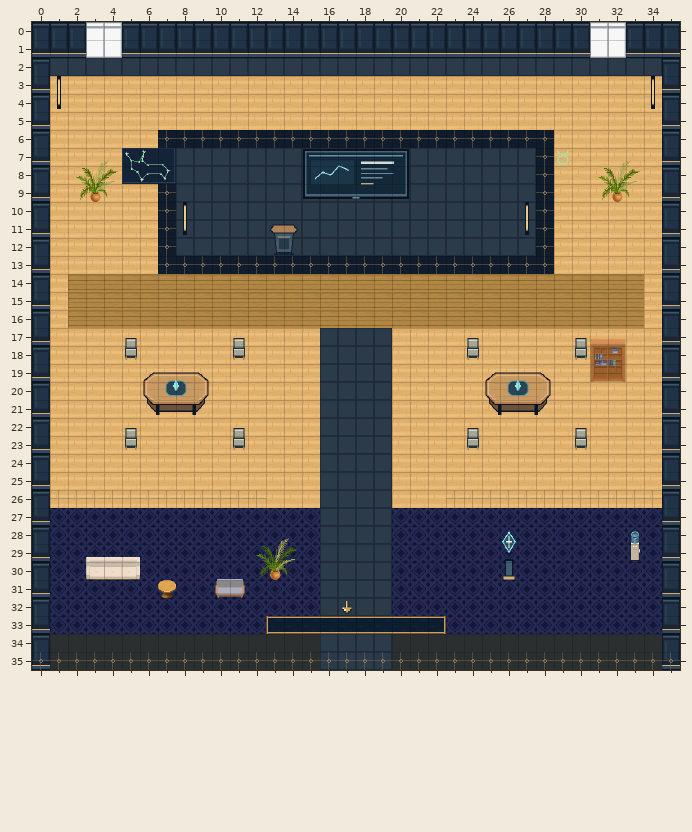
Level history. Tiled map (JSON): maps/speaker-taurus.tmj. Above: the version before the commit.
Cells are 32x32 px. Shown: x 0..35, y 0..35.
Once edited:
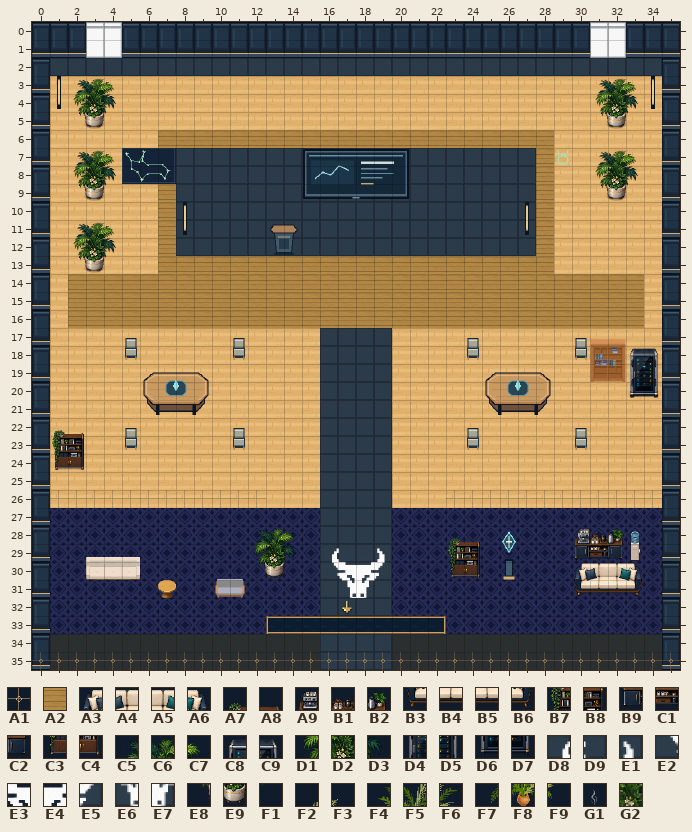
Key: from "art-0": A1 15; from "art-1": A2 355; from "art-10": A3 6, A4 7, A5 8, A6 9, A7 10, A8 11, A9 12, B1 13, B2 14, B3 22, B4 23, B5 24, B6 25, B7 26, B8 27, B9 28, C1 29, C2 30, C3 42, C4 43, C5 64, C6 65, C7 66, C8 75, C9 76, D1 80, D2 81, D3 82, D4 91, D5 92, D6 107, D7 108; from "art-11": D8 20, D9 21, E1 23, E2 36, E3 37, E4 38, E5 39, E6 53, E7 54; from "art-4": E8 6, E9 7, F1 8, F2 61, F3 62, F4 72, F5 73, F6 74, F7 84, F8 85, F9 86; from "interior-ambient-steam": G1 5; from "navigation-mask": G2 1.
__ is an empty cell, .. an unchanged one.
Tiles of an added or newly shown layer are drawn over the layers below it.
See-through tiles are keyed as they look on the map.
Changes in this commit:
--- layer "terrain"
@@ x 7..28 @@
- 6 A1 A1 A1 A1 A1 A1 A1 A1 A1 A1 A1 A1 A1 A1 A1 A1 A1 A1 A1 A1 A1 A1
- 7 .. .. .. .. .. .. .. .. .. .. .. .. .. .. .. .. .. .. .. .. .. A1
- 8 .. .. .. .. .. .. .. .. .. .. .. .. .. .. .. .. .. .. .. .. .. A1
- 9 A1 .. .. .. .. .. .. .. .. .. .. .. .. .. .. .. .. .. .. .. .. A1
-10 A1 .. .. .. .. .. .. .. .. .. .. .. .. .. .. .. .. .. .. .. .. A1
-11 A1 .. .. .. .. .. .. .. .. .. .. .. .. .. .. .. .. .. .. .. .. A1
-12 A1 .. .. .. .. .. .. .. .. .. .. .. .. .. .. .. .. .. .. .. .. A1
-13 A1 A1 A1 A1 A1 A1 A1 A1 A1 A1 A1 A1 A1 A1 A1 A1 A1 A1 A1 A1 A1 A1
+ 6 A2 A2 A2 A2 A2 A2 A2 A2 A2 A2 A2 A2 A2 A2 A2 A2 A2 A2 A2 A2 A2 A2
+ 7 .. .. .. .. .. .. .. .. .. .. .. .. .. .. .. .. .. .. .. .. .. A2
+ 8 .. .. .. .. .. .. .. .. .. .. .. .. .. .. .. .. .. .. .. .. .. A2
+ 9 A2 .. .. .. .. .. .. .. .. .. .. .. .. .. .. .. .. .. .. .. .. A2
+10 A2 .. .. .. .. .. .. .. .. .. .. .. .. .. .. .. .. .. .. .. .. A2
+11 A2 .. .. .. .. .. .. .. .. .. .. .. .. .. .. .. .. .. .. .. .. A2
+12 A2 .. .. .. .. .. .. .. .. .. .. .. .. .. .. .. .. .. .. .. .. A2
+13 A2 A2 A2 A2 A2 A2 A2 A2 A2 A2 A2 A2 A2 A2 A2 A2 A2 A2 A2 A2 A2 A2
--- layer "scenery-belowAvatar-0"
@@ x 2..33 @@
- 3 .. .. .. .. .. .. .. .. .. .. .. .. .. .. .. .. .. .. .. .. .. .. .. .. .. .. .. .. .. __ __ __
- 4 .. .. .. .. .. .. .. .. .. .. .. .. .. .. .. .. .. .. .. .. .. .. .. .. .. .. .. .. .. __ __ __
- 5 __ __ .. .. .. .. .. .. .. .. .. .. .. .. .. .. .. .. .. .. .. .. .. .. .. .. .. .. .. __ __ ..
+ 3 .. .. .. .. .. .. .. .. .. .. .. .. .. .. .. .. .. .. .. .. .. .. .. .. .. .. .. .. .. C5 C6 C7
+ 4 .. .. .. .. .. .. .. .. .. .. .. .. .. .. .. .. .. .. .. .. .. .. .. .. .. .. .. .. .. D1 D2 D3
+ 5 E8 E9 .. .. .. .. .. .. .. .. .. .. .. .. .. .. .. .. .. .. .. .. .. .. .. .. .. .. .. E8 E9 ..
@@ x 2..33 @@
- 7 .. F2 F3 .. .. .. .. .. .. .. .. .. .. .. .. .. .. .. .. .. .. .. .. .. .. .. .. .. .. .. F2 F3
- 8 F4 F5 F6 .. .. .. .. .. .. .. .. .. .. .. .. .. .. .. .. .. .. .. .. .. .. .. .. .. .. F4 F5 F6
- 9 F7 F8 F9 .. .. .. .. .. .. .. .. .. .. .. .. .. .. .. .. .. .. .. .. .. .. .. .. .. .. F7 F8 F9
+ 7 .. __ __ .. .. .. .. .. .. .. .. .. .. .. .. .. .. .. .. .. .. .. .. .. .. .. .. .. .. .. __ __
+ 8 __ __ __ .. .. .. .. .. .. .. .. .. .. .. .. .. .. .. .. .. .. .. .. .. .. .. .. .. .. __ __ __
+ 9 E8 E9 F1 .. .. .. .. .. .. .. .. .. .. .. .. .. .. .. .. .. .. .. .. .. .. .. .. .. .. E8 E9 F1
@@ x 2..4 @@
-11 __ __ __
-12 __ __ __
-13 __ __ ..
+11 C5 C6 C7
+12 D1 D2 D3
+13 E8 E9 ..
@@ x 33..34 @@
-18 __ __
-19 __ __
-20 __ __
+18 C8 C9
+19 D4 D5
+20 D6 D7
@@ x 1..2 @@
-22 __ __
-23 __ __
-24 __ __
+22 A7 A8
+23 B7 B8
+24 C3 C4
@@ x 12..33 @@
-28 .. F2 F3 .. .. .. .. .. .. .. .. __ __ .. .. .. .. .. __ __ __ ..
-29 F4 F5 F6 .. __ __ .. __ .. .. .. __ __ .. .. .. .. .. __ __ __ ..
-30 F7 F8 F9 .. __ __ __ __ .. .. .. __ __ .. .. .. .. .. __ __ __ __
-31 .. .. .. .. .. __ __ .. .. .. .. .. .. .. .. .. .. .. __ __ __ __
+28 .. __ __ .. .. .. .. .. .. .. .. A7 A8 .. .. .. .. .. A9 B1 B2 ..
+29 __ __ __ .. D8 D9 .. E1 .. .. .. B7 B8 .. .. .. .. .. B9 C1 C2 ..
+30 E8 E9 F1 .. E2 E3 E4 E5 .. .. .. C3 C4 .. .. .. .. .. A3 A4 A5 A6
+31 .. .. .. .. .. E6 E7 .. .. .. .. .. .. .. .. .. .. .. B3 B4 B5 B6
--- layer "interior-ambient-plant" (added)
@@ x 2..4 @@
- 3 __ __ __
- 4 __ __ __
+ 3 C5 C6 C7
+ 4 D1 D2 D3
--- layer "interior-ambient-steam" (added)
@@ x 30..30 @@
-28 __
+28 G1
--- layer "interior-ambient-server" (added)
@@ x 33..34 @@
-18 __ __
-19 __ __
-20 __ __
+18 C8 C9
+19 D4 D5
+20 D6 D7
--- layer "scenery-aboveAvatar-0" (added)
@@ x 2..33 @@
- 7 __ __ __ .. .. .. .. .. .. .. .. .. .. .. .. .. .. .. .. .. .. .. .. .. .. .. .. .. .. __ __ __
- 8 __ __ __ .. .. .. .. .. .. .. .. .. .. .. .. .. .. .. .. .. .. .. .. .. .. .. .. .. .. __ __ __
+ 7 C5 C6 C7 .. .. .. .. .. .. .. .. .. .. .. .. .. .. .. .. .. .. .. .. .. .. .. .. .. .. C5 C6 C7
+ 8 D1 D2 D3 .. .. .. .. .. .. .. .. .. .. .. .. .. .. .. .. .. .. .. .. .. .. .. .. .. .. D1 D2 D3
@@ x 12..14 @@
-28 __ __ __
-29 __ __ __
+28 C5 C6 C7
+29 D1 D2 D3
--- layer "physical-collisions"
@@ x 2..33 @@
- 3 __ __ __ .. .. .. .. .. .. .. .. .. .. .. .. .. .. .. .. .. .. .. .. .. .. .. .. .. .. __ __ __
- 4 __ __ __ .. .. .. .. .. .. .. .. .. .. .. .. .. .. .. .. .. .. .. .. .. .. .. .. .. .. __ __ __
- 5 __ __ .. .. .. .. .. .. .. .. .. .. .. .. .. .. .. .. .. .. .. .. .. .. .. .. .. .. .. __ __ ..
+ 3 G2 G2 G2 .. .. .. .. .. .. .. .. .. .. .. .. .. .. .. .. .. .. .. .. .. .. .. .. .. .. G2 G2 G2
+ 4 G2 G2 G2 .. .. .. .. .. .. .. .. .. .. .. .. .. .. .. .. .. .. .. .. .. .. .. .. .. .. G2 G2 G2
+ 5 G2 G2 .. .. .. .. .. .. .. .. .. .. .. .. .. .. .. .. .. .. .. .. .. .. .. .. .. .. .. G2 G2 ..
@@ x 2..4 @@
-11 __ __ __
-12 __ __ __
-13 __ __ ..
+11 G2 G2 G2
+12 G2 G2 G2
+13 G2 G2 ..
@@ x 33..34 @@
-18 __ __
-19 __ __
-20 __ __
+18 G2 G2
+19 G2 G2
+20 G2 G2
@@ x 1..2 @@
-22 __ __
-23 __ __
-24 __ __
+22 G2 G2
+23 G2 G2
+24 G2 G2
@@ x 23..33 @@
-28 __ __ .. .. .. .. .. __ __ __ ..
-29 __ __ .. .. .. .. .. __ __ __ ..
-30 __ __ .. .. .. .. .. __ __ __ __
-31 .. .. .. .. .. .. .. __ __ __ __
+28 G2 G2 .. .. .. .. .. G2 G2 G2 ..
+29 G2 G2 .. .. .. .. .. G2 G2 G2 ..
+30 G2 G2 .. .. .. .. .. G2 G2 G2 G2
+31 .. .. .. .. .. .. .. G2 G2 G2 G2
